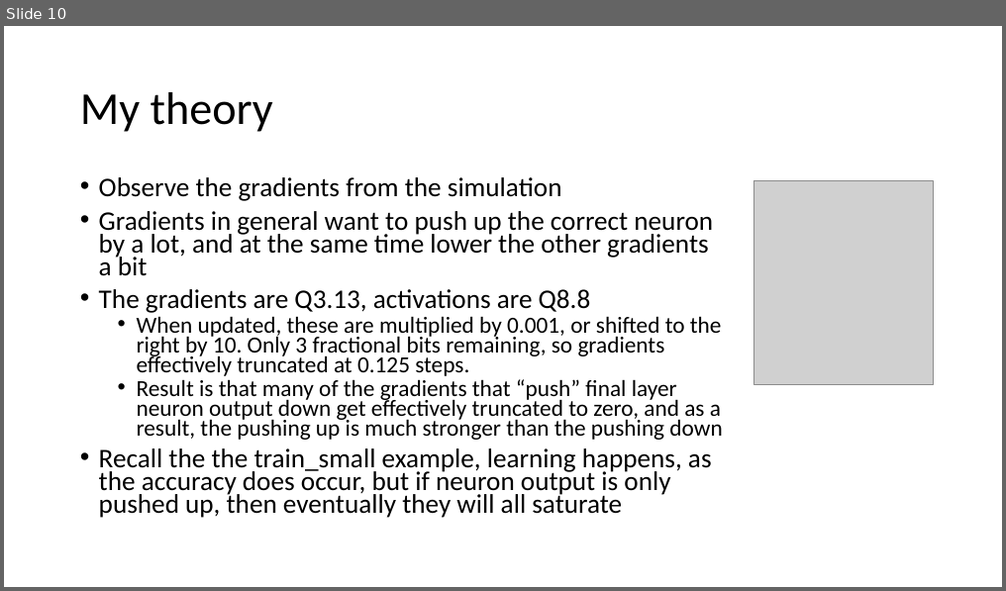
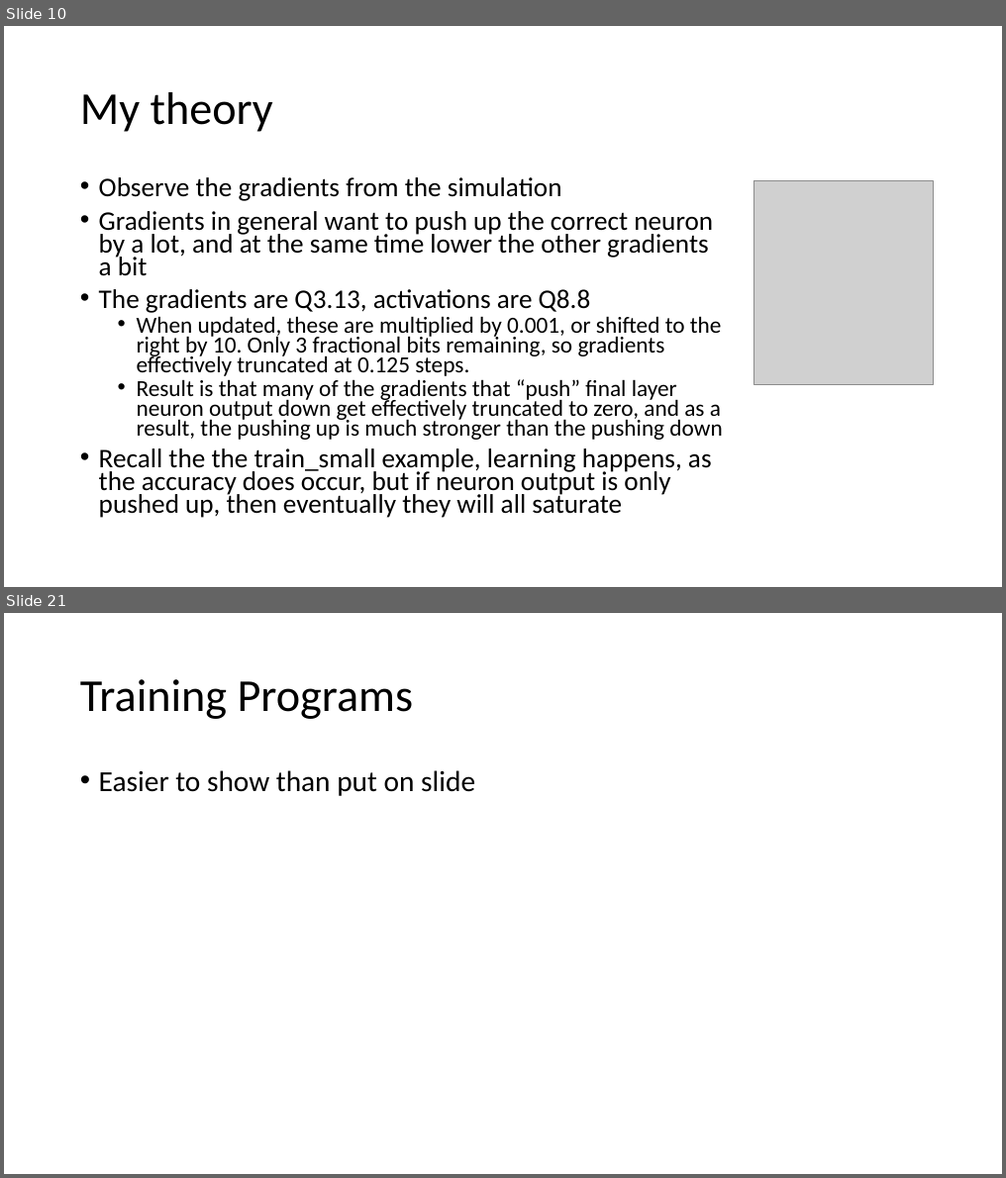
Before and after one commit to erikgroving/NeuralNetworkHardwareAccelerator, a slide deck: WeeklyPresentations/update12_06_13.pptx. Shown one above the other, each under a label of ours: slide 10 before the commit, slides 10 and 21 after it; the slides between them are not shown. The pictures are 1006x591 and 1006x1178 pixels, drawn with LibreOffice and Linux fonts; fonts in the diff are those of the drawing; grey boxes stand for pictures. Boxes give left, top, right and bottom in pixels: in the first picture for what was removed or moved away, otherwise in the second. Text is boxed around its words. In the diff, an @@ line names an element or a change of style, - is before the commit and + after.

```diff
--- a/WeeklyPresentations/update12_06_13.pptx
+++ b/WeeklyPresentations/update12_06_13.pptx
@@ slide 21 added at (4,613,1002,1174), background #FFFFFF @@
@@ title added at (80,679,414,719), 44 pt, text #000000 @@
+Training Programs
@@ text added at (99,770,475,796), 28 pt, text #000000 @@
+• Easier to show than put on slide
```
Also in this commit, not shown: 5 slides changed, 9 other slides added, 2 other files.
